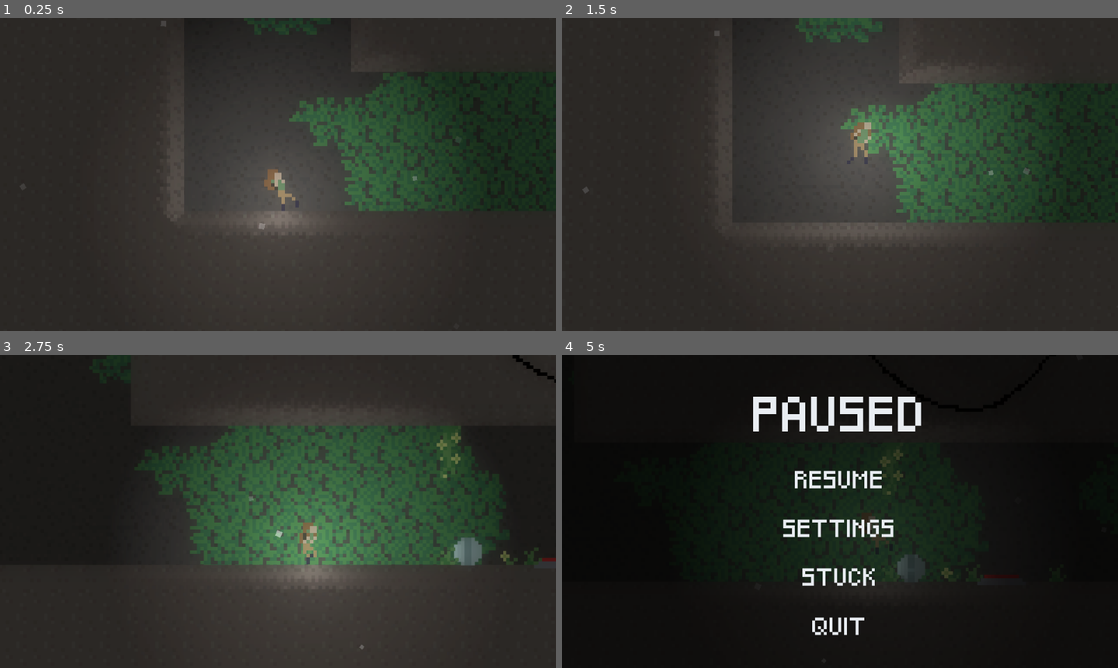
Above: before the commit, frames 1-4 (two rows, left to right).
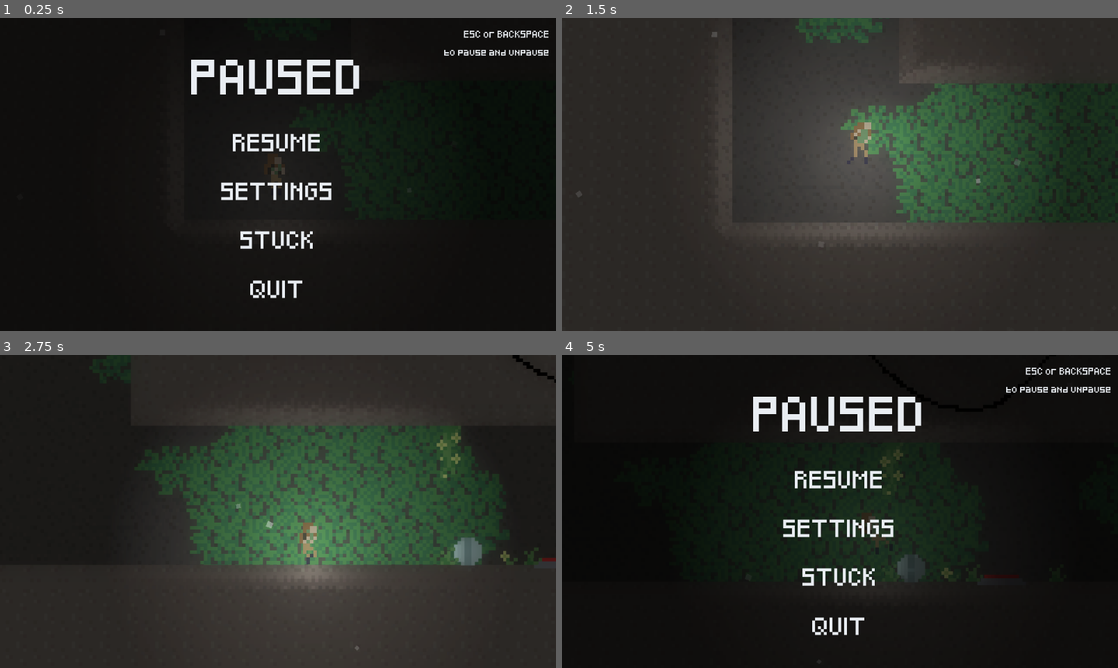
Above: after the commit, the same moments.

Repository: EpicBettaFish/trijam314
Game: Godot game, scene res://scenes/Main.tscn
Same seed, same stepped clock (60 frames per second), same inputs: the game is played once before the commit and once after it. Sound files missing from this copy of the repository are replaced by a short silence.
Inputs (mouse positions are in pixels of both pictures, inside the frame that each line leads up to):
- Up to frame 1 (0.25 s): no input
- Up to frame 2 (1.5 s): click (840, 237) at 0.5 s, where only the run after the commit has a clickable "STUCK"; hold D (right) from 1.28 s (still down); hold Up (jump) from 1.28 s (still down)
- Up to frame 3 (2.75 s): keep holding D (right); release Up (jump) at 2.03 s; tap Up (jump) at 2.1, 2.27, 2.57 s
- Up to frame 4 (5 s): release D (right) at 2.78 s; hold Left (left) 2.78-3.53 s; hold Up (jump) 2.78-3.53 s; hold D (right) from 3.53 s (still down); tap Up (jump) at 3.6, 3.77, 4.07 s; hold Up (jump) from 4.28 s (still down); tap Backspace (pause) at 4.9 s

The runs differ from the first frame. In frame 1, 95% of the frame differs, in the area x 0-100%, y 0-100%; in frame 2, 0.5%; in frame 3, less than 0.1%; in frame 4, 0.4%.

Commit message:
fgkhjgkgkhjhjk

Diff:
--- a/scenes/menu.tscn
+++ b/scenes/menu.tscn
@@ -10,6 +10,11 @@
 font_size = 50
 font_color = Color(0.913725, 0.929412, 0.94902, 1)
 
+[sub_resource type="LabelSettings" id="LabelSettings_con2f"]
+font = ExtResource("2_con2f")
+font_size = 10
+font_color = Color(0.913725, 0.929412, 0.94902, 1)
+
 [sub_resource type="StyleBoxEmpty" id="StyleBoxEmpty_v4r4p"]
 
 [sub_resource type="StyleBoxEmpty" id="StyleBoxEmpty_1s2dm"]
@@ -105,6 +110,7 @@
 font_color = Color(0.921892, 0, 0.343859, 1)
 
 [node name="Menu" type="CanvasLayer"]
+process_mode = 3
 script = ExtResource("1_vjb58")
 
 [node name="Darken" type="TextureRect" parent="."]
@@ -136,6 +142,21 @@
 grow_horizontal = 2
 text = "PAUSED"
 label_settings = SubResource("LabelSettings_5d2l8")
+
+[node name="PAUSED2" type="Label" parent="PausedMenu"]
+layout_mode = 1
+anchors_preset = 5
+anchor_left = 0.5
+anchor_right = 0.5
+offset_left = 629.0
+offset_top = 12.0
+offset_right = 929.0
+offset_bottom = 152.0
+grow_horizontal = 2
+text = "ESC or BACKSPACE
+to pause and unpause"
+label_settings = SubResource("LabelSettings_con2f")
+horizontal_alignment = 2
 
 [node name="RESUME" type="Button" parent="PausedMenu"]
 layout_mode = 1
--- a/scripts/bullet.gd
+++ b/scripts/bullet.gd
@@ -16,4 +16,7 @@
 
 func _on_body_entered(body: Node2D) -> void:
 	if myTurret != body:
+		if body.is_in_group("player"):
+			get_parent().get_parent().die()
+
 		queue_free()
--- a/scripts/cube.gd
+++ b/scripts/cube.gd
@@ -20,3 +20,4 @@
 func loadCheckpoint() -> void:
 	global_transform.origin = savedPos
 	linear_velocity = Vector2(0,0)
+	angular_velocity = 0
--- a/scripts/main.gd
+++ b/scripts/main.gd
@@ -1,19 +1,33 @@
 extends Node2D
 @onready var elementsParent = $Elements
+@onready var menu: CanvasLayer = $Menu
 
 var savedPlayerPos = Vector2(0,0)
+var saved_machine_speed = 1
+var saved_jump_height = 1
+var saved_player_size = 1
+
 
 func _ready() -> void:
 	checkpoint()
 
 func checkpoint() -> void:
 	savedPlayerPos = $Player.global_position
+	saved_machine_speed = Singleton.machine_speed
+	saved_jump_height = Singleton.jump_height
+	saved_player_size = Singleton.player_size
 	for i in elementsParent.get_children():
 		if i.is_in_group("savesAtCheckpoints"):
 			i.saveCheckpoint()
 
 func die() -> void:
 	$Player.global_position = savedPlayerPos
+	Singleton.machine_speed = saved_machine_speed
+	Singleton.jump_height = saved_jump_height
+	Singleton.player_size = saved_player_size
+	menu.machine_speed_slider.value = saved_machine_speed
+	menu.jump_height_slider.value = saved_jump_height
+	menu.player_size_slider.value = saved_player_size
 	for i in elementsParent.get_children():
 		if i.is_in_group("savesAtCheckpoints"):
 			i.loadCheckpoint()
--- a/scripts/menu.gd
+++ b/scripts/menu.gd
@@ -16,7 +16,10 @@
 
 # Called when the node enters the scene tree for the first time.
 func _ready() -> void:
-	process_mode = PROCESS_MODE_ALWAYS
+	get_tree().paused = true
+	paused_menu.visible = true
+	settings_menu.visible = false
+	darken.visible = true
 
 
 # Called every frame. 'delta' is the elapsed time since the previous frame.
@@ -77,4 +80,6 @@
 
 func _on_stuck_pressed() -> void:
 	# *****TEMPORARY***** should set to last checkpoint
-	get_tree().quit()
+
+	get_parent().die()
+	_on_resume_pressed()
Not shown: 1 places in scenes/menu.tscn that only renumber resources
